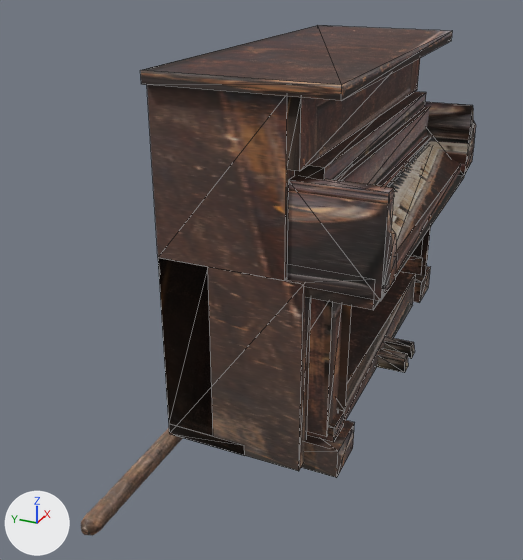
A saved change to the glTF model public/assets/models/wasteland/scablands/crew-favours.glb.
Both versions are drawn from a camera (50 mm lens) standing at (-2.57, -1.18, 1.61) and looking at (-0.09, -0.07, 0.37). The axes (+X, +Y, +Z) are drawn at lower left. The lights are the same throughout. The older version comes first. Mesh edges are drawn as thin lines on the coarser meshes. Where no turn or scale is listed for an object, it has been applied to the vertices.

Names of what the first picture shows: 'jax-harpoon', 'piano-upright'.
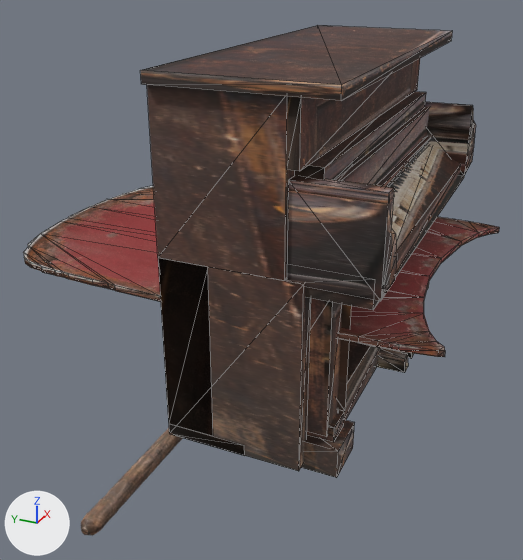
Commit message: WW-ART-CREW: build photo traced bonnet

Pixel boxes (x1, y1, x2, y2) of what changed, in the pictures (523 x 560 px):
'regret-bonnet', added (brown)
    after: (23, 186, 499, 357)
    faces in mat_photo___ww_regret_bonnet (picture img_ww_regret_bonnet): (23, 186, 499, 356)
    faces in mat_photo___ww_regret_bonnet_rust (picture img_ww_regret_bonnet_rust): (25, 233, 494, 357)

The change, as a list of edits to the scene's bpy script:
```text
Add img_ww_regret_bonnet_rust:
    img_ww_regret_bonnet_rust = load_image('ww-regret-bonnet-rust', '_unpacked/ww-regret-bonnet-rust', 512, 316, 'sRGB')
Add img_ww_regret_bonnet:
    img_ww_regret_bonnet = load_image('ww-regret-bonnet', '_unpacked/ww-regret-bonnet', 1024, 683, 'sRGB')
Add mat_photo___ww_regret_bonnet_rust:
    mat_photo___ww_regret_bonnet_rust = principled_material('Photo / ww-regret-bonnet-rust')
    mat_photo___ww_regret_bonnet_rust.texture = img_ww_regret_bonnet_rust
    mat_photo___ww_regret_bonnet_rust.roughness = 0.9
Add mat_photo___ww_regret_bonnet:
    mat_photo___ww_regret_bonnet = principled_material('Photo / ww-regret-bonnet')
    mat_photo___ww_regret_bonnet.texture = img_ww_regret_bonnet
    mat_photo___ww_regret_bonnet.roughness = 0.9
Add me_regret_bonnet:
    me_regret_bonnet.from_pydata(...)  # 308 vertices, 464 faces; spans x -0.62..0.62, y -0.91..0.91, z 0.48..0.5
    # faces by material slot: [232, 232]
    me_regret_bonnet.materials.append(mat_photo___ww_regret_bonnet)  # picture img_ww_regret_bonnet
    me_regret_bonnet.materials.append(mat_photo___ww_regret_bonnet_rust)  # picture img_ww_regret_bonnet_rust
Add ob_regret_bonnet:
    ob_regret_bonnet = bpy.data.objects.new('regret-bonnet', me_regret_bonnet)
    ob_regret_bonnet.location = (0.0, 0.0, 0.0)
```
